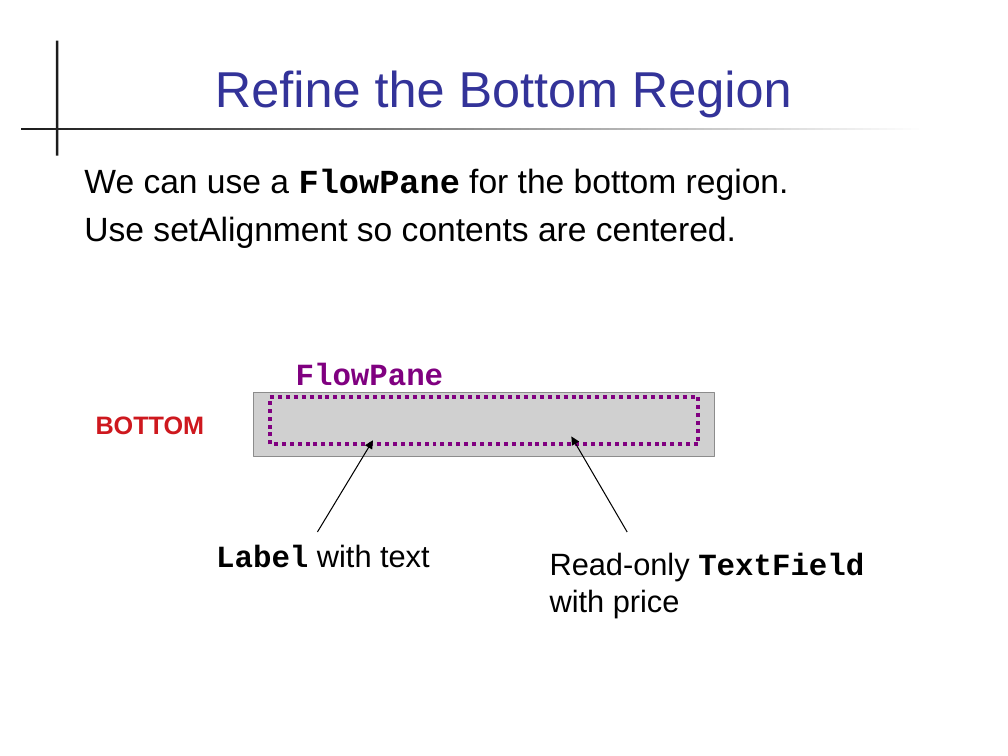
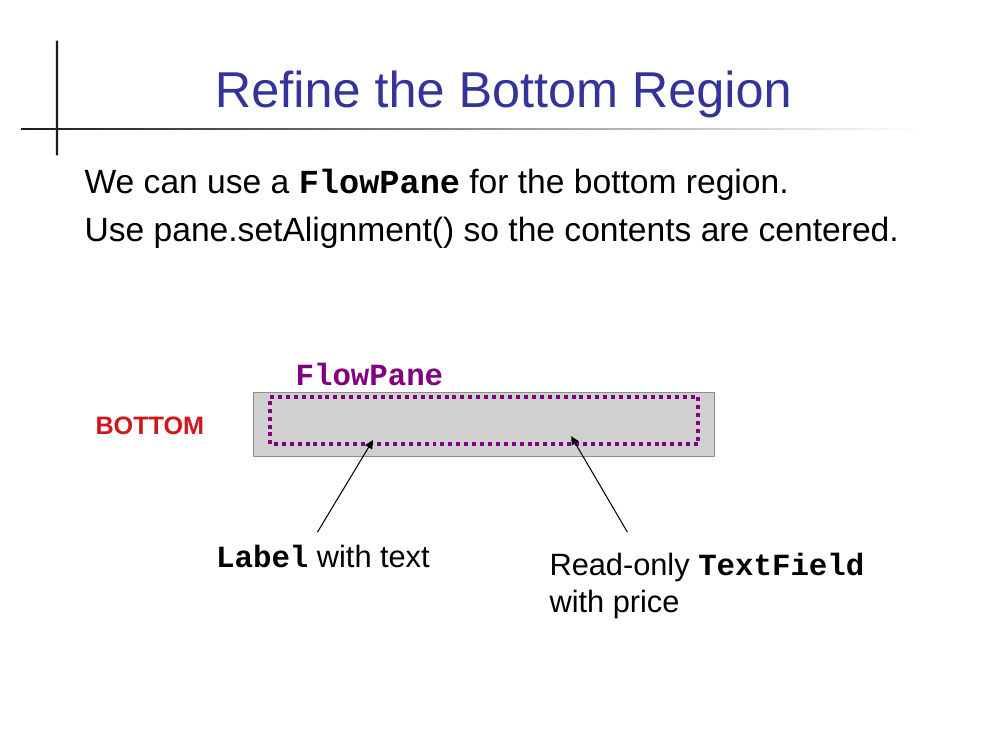
Before and after one commit to skeoop/skeoop.github.io, a slide deck: slide 7 of javafx/Layouts.ppt. Drawn at 1008x756 pixels with LibreOffice and Linux fonts; fonts in the diff are those of the drawing; grey boxes stand for pictures. Boxes give left, top, right and bottom in pixels: in the first picture for what was removed or moved away, otherwise in the second. Text is boxed around its words. In the diff, an @@ line names an element or a change of style, - is before the commit and + after.

Commit message:
fix wording in Layout slides

```diff
--- a/javafx/Layouts.ppt
+++ b/javafx/Layouts.ppt
@@ text at (85, 216, 899, 248): text changed @@
-Use setAlignment so contents are centered.
+Use pane.setAlignment() so the contents are centered.
```
Also in this commit, not shown: 13 other slides changed, 1 other file.
